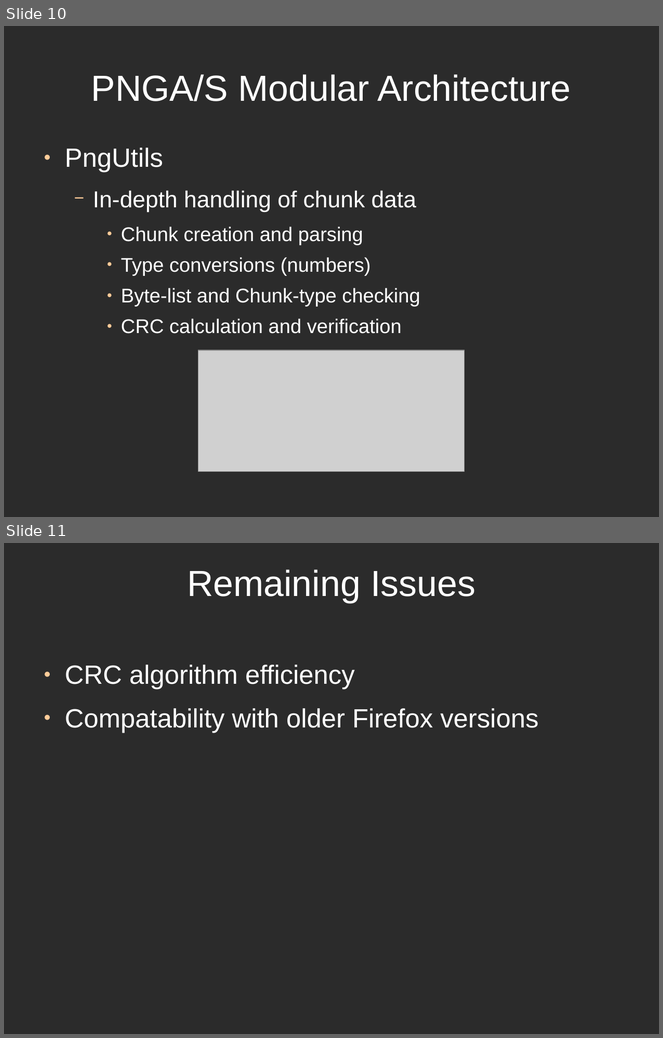
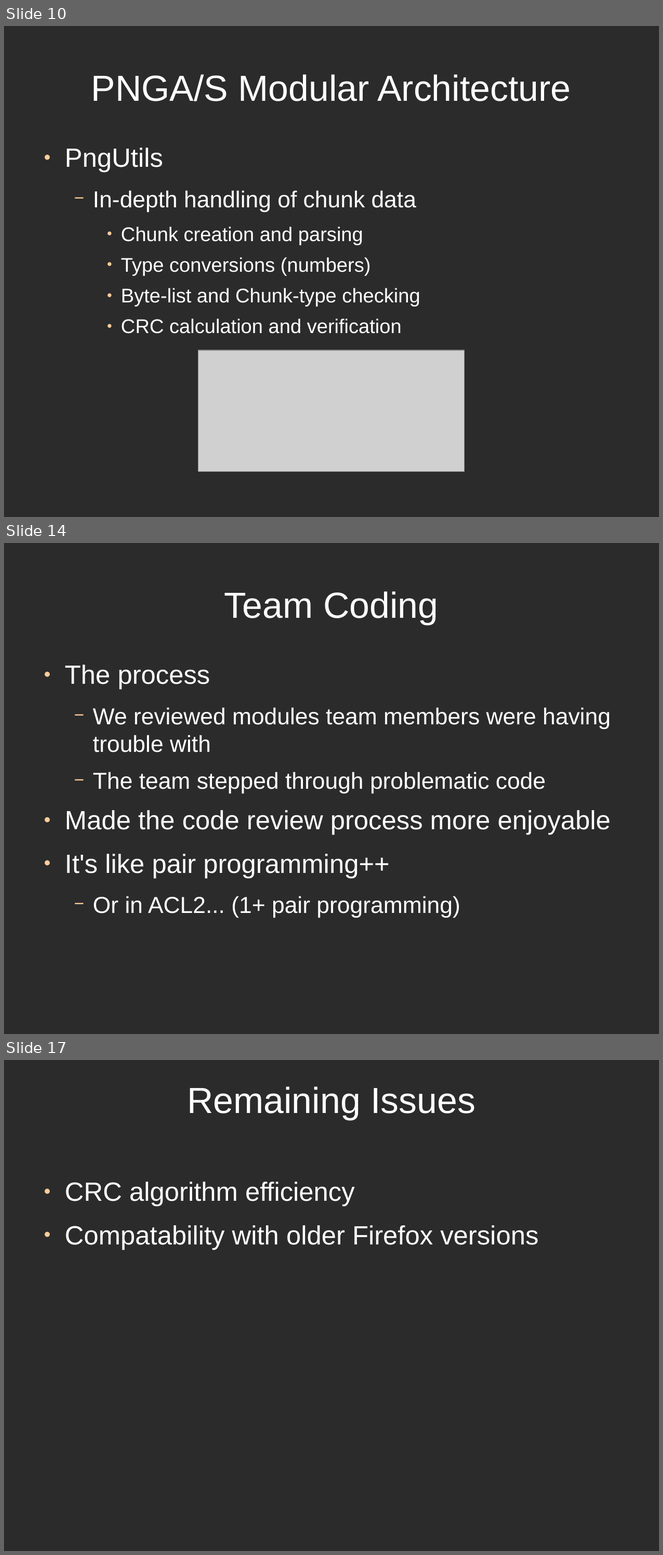
Before and after one commit to directrix1/se2, a slide deck: wip/SE2Presentation.odp. Shown one above the other, each under a label of ours: slides 10 and 11 before the commit, slides 10, 14 and 17 after it; the slides between them are not shown. The pictures are 663x1038 and 663x1555 pixels, drawn with LibreOffice and Linux fonts; fonts in the diff are those of the drawing; grey boxes stand for pictures; background and template pictures are left out; a plain dark background stands for a picture behind light text. Boxes give left, top, right and bottom in pixels: in the first picture for what was removed or moved away, otherwise in the second. Text is boxed around its words. In the diff, an @@ line names an element or a change of style, - is before the commit and + after.

```diff
--- a/wip/SE2Presentation.odp
+++ b/wip/SE2Presentation.odp
@@ slide 14 added at (4, 543, 659, 1034), background picture (left out) @@
@@ title added at (224, 591, 438, 625), 44 pt, text #FFFFFF @@
+Team Coding
@@ text added at (65, 665, 611, 918), 28 pt, text #FFFFFF @@
+● The process
+  − We reviewed modules team members were having trouble with
+  − The team stepped through problematic code
+● Made the code review process more enjoyable
+● It's like pair programming++
+  − Or in ACL2... (1+ pair programming)
@@ what was slide 11 is now slide 17 @@
```
Also in this commit, not shown: 5 other slides added.
